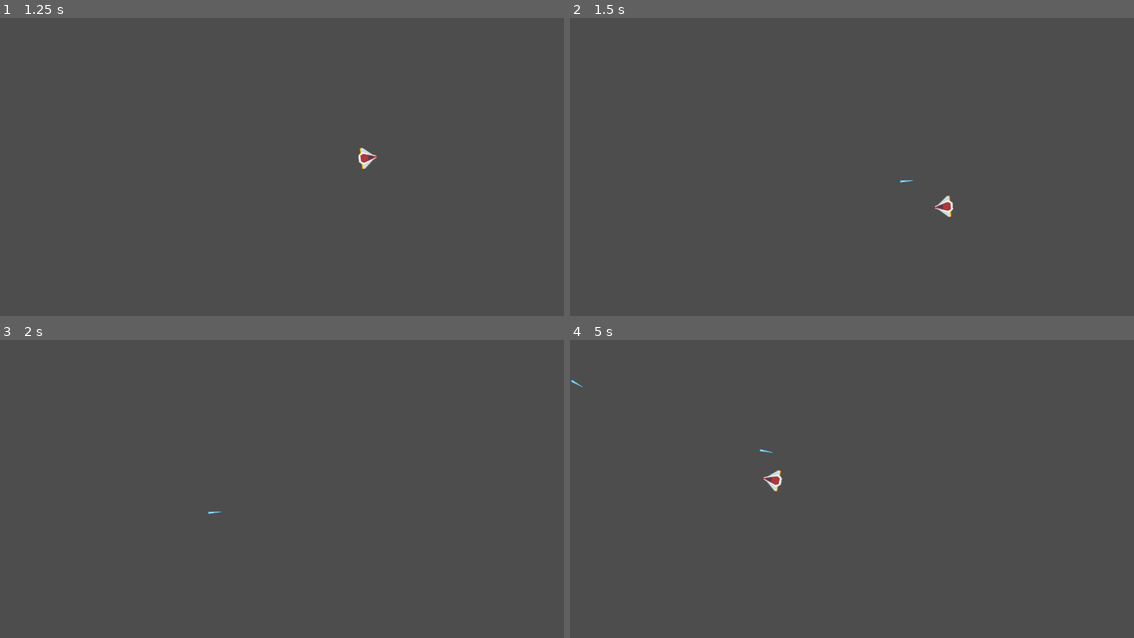
Above: before the commit, frames 1-4 (two rows, left to right).
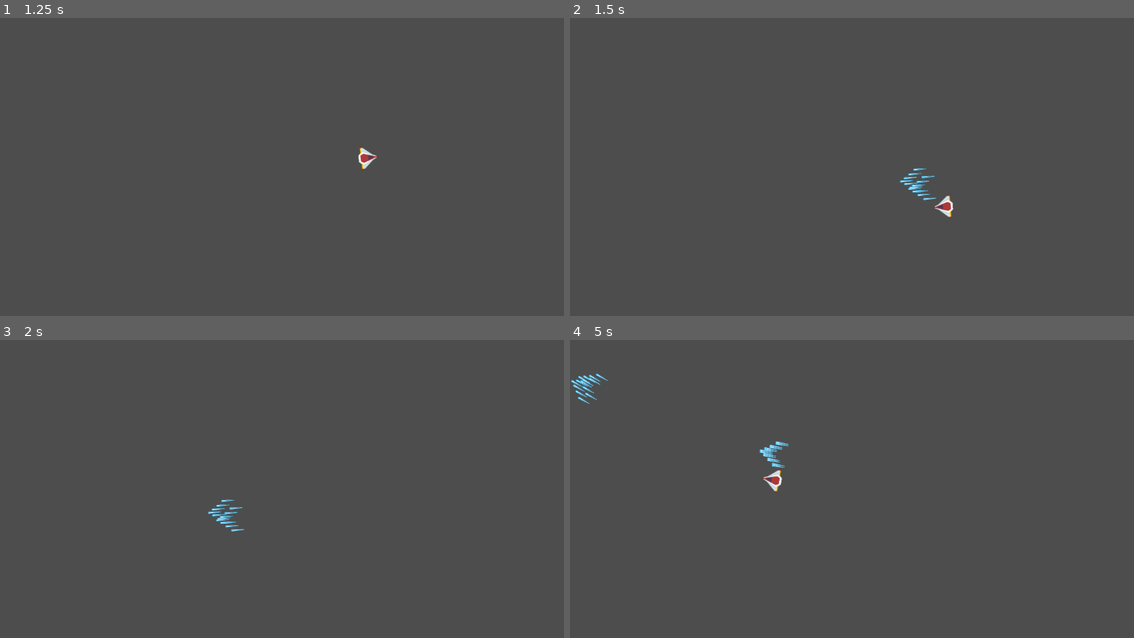
Above: after the commit, the same moments.

Repository: Noxalus/GMTK-2024
Game: Godot game, scene res://scenes/game.tscn
The game is run twice, just before and just after one commit, with the same random seed, the same clock (stepped at 60 frames per second) and the same inputs.
Inputs (mouse positions are in pixels of both pictures, inside the frame that each line leads up to):
- Up to frame 1 (1.25 s): tap Enter at 0.5 s; move the mouse to (406, 143) at 0.52 s; hold D (move_right) from 0.53 s (still down); hold Shift (focus) from 0.53 s (still down)
- Up to frame 2 (1.5 s): move the mouse to (739, 172) at 1.27 s; release D (move_right) at 1.28 s; release Shift (focus) at 1.28 s; hold S (move_down) from 1.28 s (still down); click (739, 172) at 1.35 s
- Up to frame 3 (2 s): keep holding S (move_down)
- Up to frame 4 (5 s): move the mouse to (908, 411) at 2.02 s; release S (move_down) at 2.03 s; hold D (move_right) 2.03-2.78 s; hold Shift (focus) 2.03-2.78 s; move the mouse to (823, 542) at 2.77 s; hold W (move_up) 2.78-3.53 s; click (823, 542) at 2.85 s; move the mouse to (1021, 527) at 3.52 s; hold Shift (focus) 3.53-4.28 s; hold A (move_left) from 3.53 s (still down); move the mouse to (682, 432) at 4.27 s; click (682, 432) at 4.35 s

Frame 1 is identical in both runs. In frame 2, 0.2% of the frame differs, in the area x 59-65%, y 50-62%; in frame 3, 0.2%; in frame 4, 0.4%, in the area x 0-39%, y 11-44%.

Commit message:
Make sure out of screen bullets are properly destroyed.

Diff:
--- a/forever-warning/scenes/bullet.tscn
+++ b/forever-warning/scenes/bullet.tscn
@@ -16,3 +16,8 @@
 [node name="CollisionShape2D" type="CollisionShape2D" parent="."]
 position = Vector2(0, -11)
 shape = SubResource("CircleShape2D_s436j")
+
+[node name="VisibleOnScreenNotifier2D" type="VisibleOnScreenNotifier2D" parent="."]
+scale = Vector2(0.2, 1.4)
+
+[connection signal="screen_exited" from="VisibleOnScreenNotifier2D" to="." method="_on_visible_on_screen_notifier_2d_screen_exited"]
--- a/forever-warning/scenes/player.tscn
+++ b/forever-warning/scenes/player.tscn
@@ -8,8 +8,10 @@
 
 [node name="Player" type="Area2D"]
 script = ExtResource("1_yv0xi")
+fire_delay = 0.001
 
 [node name="Sprite2D" type="Sprite2D" parent="."]
+z_index = 5
 scale = Vector2(0.5, 0.5)
 texture = ExtResource("1_xdjxy")
 
@@ -23,27 +25,21 @@
 position = Vector2(0, -18)
 
 [node name="Spawner2" type="Node2D" parent="BulletSpawners"]
-visible = false
 position = Vector2(22, 11)
 
 [node name="Spawner3" type="Node2D" parent="BulletSpawners"]
-visible = false
 position = Vector2(-23, 11)
 
 [node name="Spawner4" type="Node2D" parent="BulletSpawners"]
-visible = false
 position = Vector2(-14, 0)
 
 [node name="Spawner5" type="Node2D" parent="BulletSpawners"]
-visible = false
 position = Vector2(13, 0)
 
 [node name="Spawner6" type="Node2D" parent="BulletSpawners"]
-visible = false
 position = Vector2(6, -10)
 
 [node name="Spawner7" type="Node2D" parent="BulletSpawners"]
-visible = false
 position = Vector2(-6, -10)
 
 [node name="FireDelayTimer" type="Timer" parent="."]
--- a/forever-warning/scripts/bullet.gd
+++ b/forever-warning/scripts/bullet.gd
@@ -10,3 +10,7 @@
 func set_direction(dir: Vector2):
 	direction = dir
 	rotation = direction.angle() + PI / 2.0
+
+
+func _on_visible_on_screen_notifier_2d_screen_exited():
+	queue_free()
